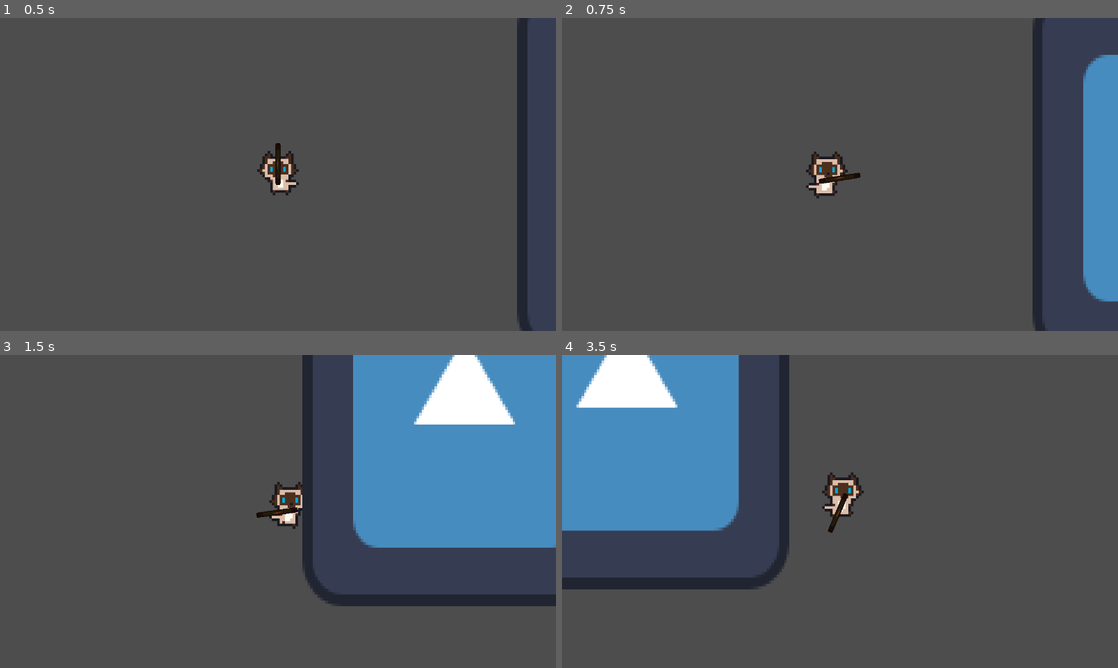
Above: before the commit, frames 1-4 (two rows, left to right).
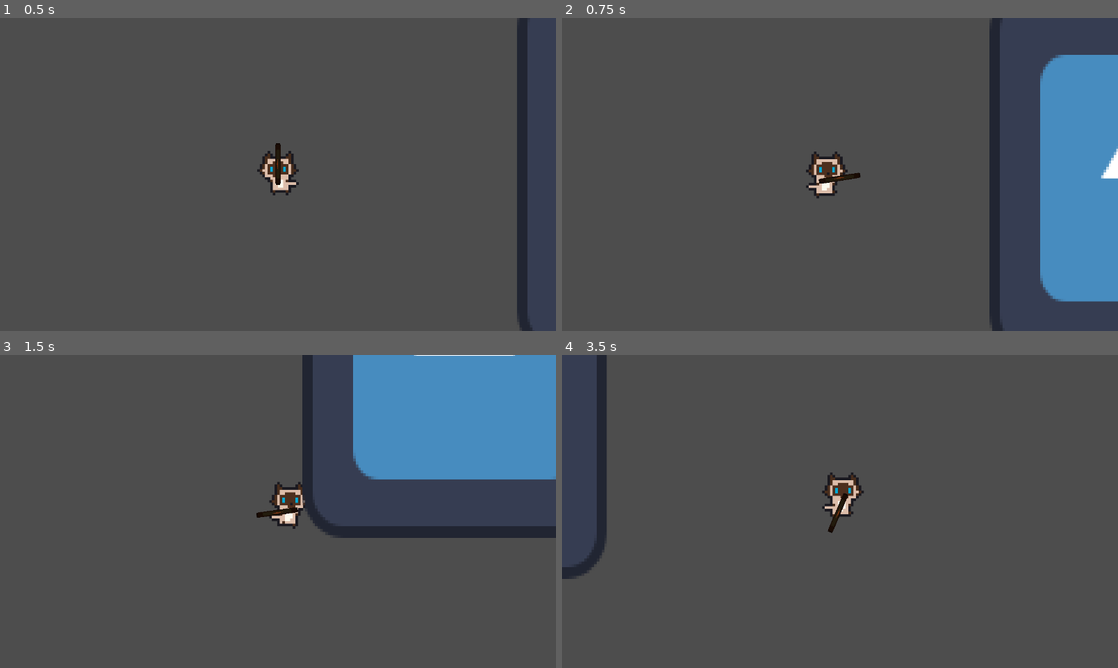
Above: after the commit, the same moments.

Repository: Nimajjj/APAWCALYPSE
Game: Godot game, scene res://scenes/game/game.tscn
Same seed, same stepped clock (60 frames per second), same inputs: the game is played once before the commit and once after it. The engine's default icon, where the game draws it, is replaced by a stand-in: a white triangle on a blue panel in a dark square.
Inputs (mouse positions are in pixels of both pictures, inside the frame that each line leads up to):
- Up to frame 1 (0.5 s): no input
- Up to frame 2 (0.75 s): tap Enter (key_cr) at 0.5 s; move the mouse to (962, 158) at 0.52 s; hold D (move_right) from 0.53 s (still down); tap E (interact) at 0.6 s
- Up to frame 3 (1.5 s): move the mouse to (166, 527) at 1.27 s; release D (move_right) at 1.28 s; hold S (move_down) from 1.28 s (still down); tap Enter (key_cr) at 1.35 s
- Up to frame 4 (3.5 s): move the mouse to (895, 442) at 2.02 s; release S (move_down) at 2.03 s; press the mouse at (895, 442) at 2.03 s; hold D (move_right) 2.03-2.78 s; tap Space at 2.75 s; move the mouse to (812, 574) at 2.77 s; release the mouse at (812, 574) at 2.78 s; hold W (move_up) from 2.78 s (still down); tap E (interact) at 2.85 s

Frame 1 is identical in both runs. In frame 2, 9.7% of the frame differs, in the area x 76-100%, y 0-100%; in frame 3, 13%; in frame 4, 21%, in the area x 0-41%, y 0-75%.

Commit message:
chore(player): Fix player movement speed to frame time

Diff:
--- a/scenes/player/candy.tscn
+++ b/scenes/player/candy.tscn
@@ -71,9 +71,9 @@
 
 [node name="Candy" instance=ExtResource("1_si3mp")]
 script = ExtResource("2_kx331")
-speed = 200.0
-acceleration = 0.3
-friction = 0.1
+speed = 25000.0
+acceleration = 0.7
+friction = 0.25
 weapon = ExtResource("3_2rbss")
 
 [node name="Hitbox" parent="." index="0"]
--- a/scripts/player/i_player.gd
+++ b/scripts/player/i_player.gd
@@ -172,6 +172,7 @@
 		Sprite.flip_h = true
 
 	velocity = lerp(velocity, direction.normalized() * speed, acceleration)
+	velocity *= delta
 	AnimPlayer.play("WALK")
 	move_and_slide()
 
